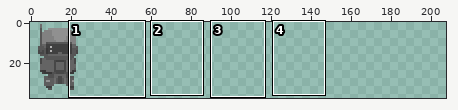
Edited in one commit: sprite sheet (Assets/Images/Enemies/tactician.png). Above, an overview of the earlier version with the close-up marked.
Close-up. First the earlier version:
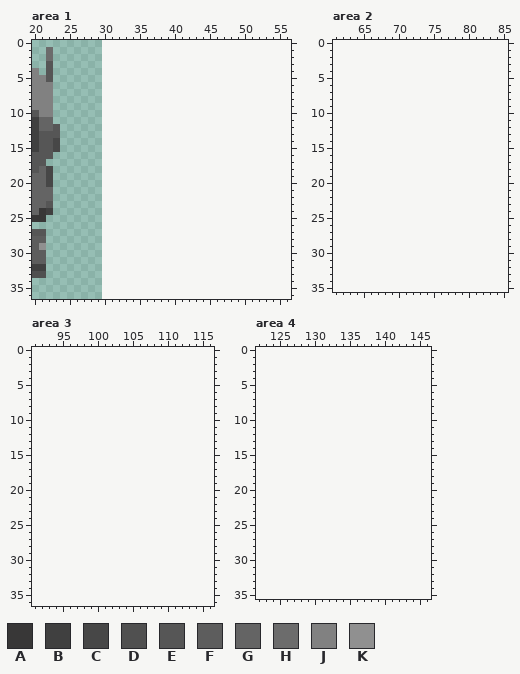
The file is 30x40 pixels. Colours within 5 levels of each other are drawn and written as one. Shown: area 1: x 20..56, y 0..36; area 2: x 61..85, y 0..35; area 3: x 91..116, y 0..36; area 4: x 122..146, y 0..35. The old version is drawn lined up with the new one, on the new canvas. The wide view leaves out empty margins. The commit also changed other parts of the picture, which this record leaves out.
Palette (. is transparent): A #383737  B #404040  C #474747  D #505050  E #565656  F #5d5d5d  G #646464  H #6c6c6c  J #818181  K #909090
Pixels before, area 1, first column x 20:
 1 ..H.
 2 ..H.
 3 ..E.
 4 J.E.
 5 JJE.
 6 JJJ.
 7 JJJ.
 8 JJJ.
 9 JJJ.
10 EJJ.
11 BGG.
12 BGGE
13 BEEE
14 BEEC
15 BEEC
16 EEE.
17 EE..
18 EGC.
19 GGC.
20 GGC.
21 GGG.
22 GGG.
23 GGE.
24 GAB.
25 AA..
26 ....
27 EE..
28 FF..
29 FK..
30 FF..
31 FF..
32 BB..
33 DD..
After:
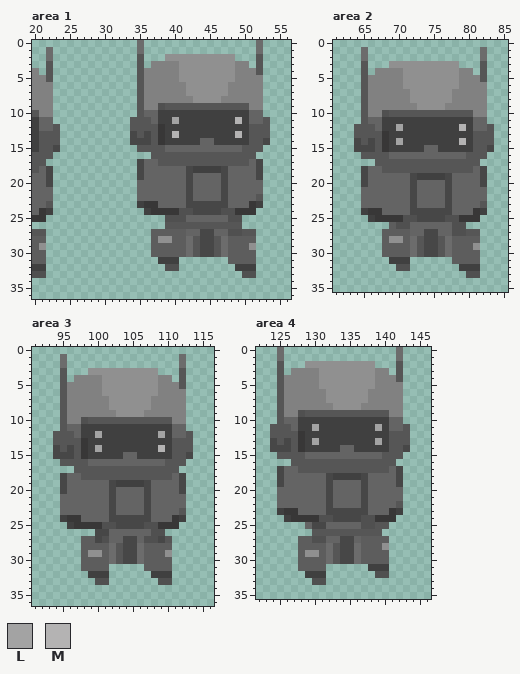
Colours new in this view: L #a3a3a3  M #b4b3b3
Edits made:
canvas 30x40 -> 210x40
Changed rows in their new state; - is an unchanged pixel.
Area 1:
first column x 23:
 0 ------------H----------------H-
 1 ------------H----------------H-
 2 ------------E---KKKKKKKKKK---E-
 3 ------------E-JJJJKKKKKKKKJJ-E-
 4 ------------EJJJJJKKKKKKKKJJJE-
 5 ------------EJJJJJKKKKKKKKJJJJ-
 6 ------------EJJJJJJKKKKKKJJJJJ-
 7 ------------EJJJJJJKKKKKKJJJJJ-
 8 ------------EJJJJJJJKKKKJJJJJJ-
 9 ------------EJJDEEEEEEEEEEEEJJ-
10 ------------EGGBBBBBBBBBBBBBGG-
11 -----------EEEGBBLBBBBBBBBMBGGE
12 -----------EEEEABBBBBBBBBBBBEEE
13 -----------CECEABMBBBBBBBBMBEEE
14 E----------CCCEABBBBBGGBBBBBEEC
15 ------------EEEEGGGGGGGGGGGEEE-
16 --------------EEEEEEEEEEEEEEE--
17 ------------CGGEEEEEEEEEEEEEGC-
18 ------------CGGGGGGCBBBBCGGGGC-
19 ------------CGGGGGGCGGGGCGGGGC-
20 ------------GGGGGGGCGGGGCGGGGG-
21 ------------GGGGGGGCGGGGCGGGGG-
22 ------------GGGGGGGCGGGGCGGGGE-
23 ------------BAAGGGGCCCCCCGGGAB-
24 -------------BAAAADDCCCCDDAAA--
25 ----------------DDDGGGGGGDD----
26 ----------------EEEEEEEEEEE----
27 --------------FFFFFGGCCGGDDEE--
28 --------------FKKFFHECCEHFFFF--
29 --------------FFFFFHECCEHFFFK--
30 --------------FFFFFHECCEHFFFF--
31 ---------------BBB-------FFFF--
32 ----------------DD--------BBB--
33 ---------------------------DD--
Area 2:
first column x 64:
 1 -H----------------H-
 2 -H----------------H-
 3 -E---KKKKKKKKKK---E-
 4 -E-JJJJKKKKKKKKJJ-E-
 5 -EJJJJJKKKKKKKKJJJE-
 6 -EJJJJJKKKKKKKKJJJJ-
 7 -EJJJJJJKKKKKKJJJJJ-
 8 -EJJJJJJKKKKKKJJJJJ-
 9 -EJJJJJJJKKKKJJJJJJ-
10 -EJJDEEEEEEEEEEEEJJ-
11 -EGGBBBBBBBBBBBBBGG-
12 EEEGBBLBBBBBBBBMBGGE
13 EEEEABBBBBBBBBBBBEEE
14 CECEABLBBBBBBBBMBEEE
15 CCCEABBBBBGGBBBBBEEC
16 -EEEEGGGGGGGGGGGEEE-
17 ---EEEEEEEEEEEEEEE--
18 -CGGEEEEEEEEEEEEEGC-
19 -CGGGGGGCBBBBCGGGGC-
20 -CGGGGGGCGGGGCGGGGC-
21 -GGGGGGGCGGGGCGGGGG-
22 -GGGGGGGCGGGGCGGGGG-
23 -GGGGGGGCGGGGCGGGGE-
24 -BAAGGGGCCCCCCGGGAB-
25 --BAAAADDCCCCDDAAA--
26 -----FDDGGGGGGDD----
27 ----FFFFGGCCGGDDEE--
28 ----FKKFHECCEHFFFF--
29 ----FFFFHECCEHFFFK--
30 ----FFFFHECCEHFFFF--
31 -----BBB------FFFF--
32 ------DD-------BBB--
33 ----------------DD--
Area 3:
first column x 94:
 1 -H----------------H-
 2 -H----------------H-
 3 -E---KKKKKKKKKK---E-
 4 -E-JJJJKKKKKKKKJJ-E-
 5 -EJJJJJKKKKKKKKJJJE-
 6 -EJJJJJKKKKKKKKJJJJ-
 7 -EJJJJJJKKKKKKJJJJJ-
 8 -EJJJJJJKKKKKKJJJJJ-
 9 -EJJJJJJJKKKKJJJJJJ-
10 -EJJDEEEEEEEEEEEEJJ-
11 -EGGBBBBBBBBBBBBBGG-
12 EEEGBBLBBBBBBBBLBGGE
13 EEEEABBBBBBBBBBBBEEE
14 CECEABLBBBBBBBBMBEEE
15 CCCEABBBBBGGBBBBBEEC
16 -EEEEGGGGGGGGGGGEEE-
17 ---EEEEEEEEEEEEEEE--
18 -CGGEEEEEEEEEEEEEGC-
19 -CGGGGGGCBBBBCGGGGC-
20 -CGGGGGGCGGGGCGGGGC-
21 -GGGGGGGCGGGGCGGGGG-
22 -GGGGGGGCGGGGCGGGGG-
23 -GGGGGGGCGGGGCGGGGE-
24 -BAAGGGGCCCCCCGGGAB-
25 --BAAAADDCCCCDDAAA--
26 ------CCGGGGGGDD----
27 ----FFCDGGCCGDDCE---
28 ----FFFFHECCHFFFF---
29 ----FKKFHECCHFFFK---
30 ----FFFFHECCHFFFF---
31 ----FFFF-----FFFF---
32 -----BBB------BBB---
33 ------DD-------DD---
Area 4:
first column x 124:
 0 -H----------------H-
 1 -H----------------H-
 2 -E---KKKKKKKKKK---E-
 3 -E-JJJJKKKKKKKKJJ-E-
 4 -EJJJJJKKKKKKKKJJJE-
 5 -EJJJJJKKKKKKKKJJJJ-
 6 -EJJJJJJKKKKKKJJJJJ-
 7 -EJJJJJJKKKKKKJJJJJ-
 8 -EJJJJJJJKKKKJJJJJJ-
 9 -EJJDEEEEEEEEEEEEJJ-
10 -EGGBBBBBBBBBBBBBGG-
11 EEEGBBLBBBBBBBBLBGGE
12 EEEEABBBBBBBBBBBBEEE
13 CECEABLBBBBBBBBLBEEE
14 CCCEABBBBBGGBBBBBEEC
15 -EEEEGGGGGGGGGGGEEE-
16 ---EEEEEEEEEEEEEEE--
17 -CGGEEEEEEEEEEEEEGC-
18 -CGGGGGGCBBBBCGGGGC-
19 -CGGGGGGCGGGGCGGGGC-
20 -GGGGGGGCGGGGCGGGGG-
21 -GGGGGGGCGGGGCGGGGG-
22 -GGGGGGGCGGGGCGGGGE-
23 -BAAGGGGCCCCCCGGGAB-
24 --BAAAADDCCCCDDAAA--
25 -----GCCGGGGGDDEE---
26 ------EEEEEEEEEE----
27 ----FFDDGGCCGFFFF---
28 ----FFFFHECCHFFFK---
29 ----FKKFHECCHFFFF---
30 ----FFFFHECCHFFFF---
31 ----FFFF------BBB---
32 -----BBB-------DD---
33 ------DD------------
Boxes around the changes in both close-ups, in picture pixels (x1, y1, x2, y2):
added: (130, 40, 270, 278)
changed: (53, 138, 60, 145)
added: (354, 47, 494, 278)
added: (53, 354, 193, 585)
added: (270, 347, 410, 585)
